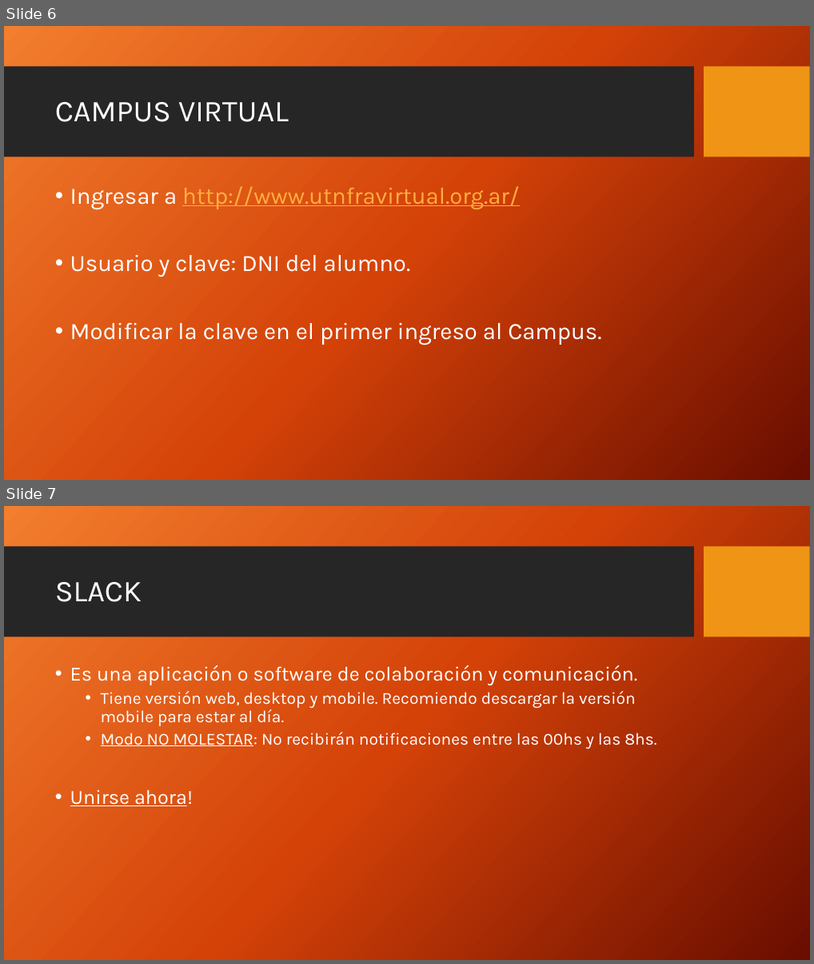
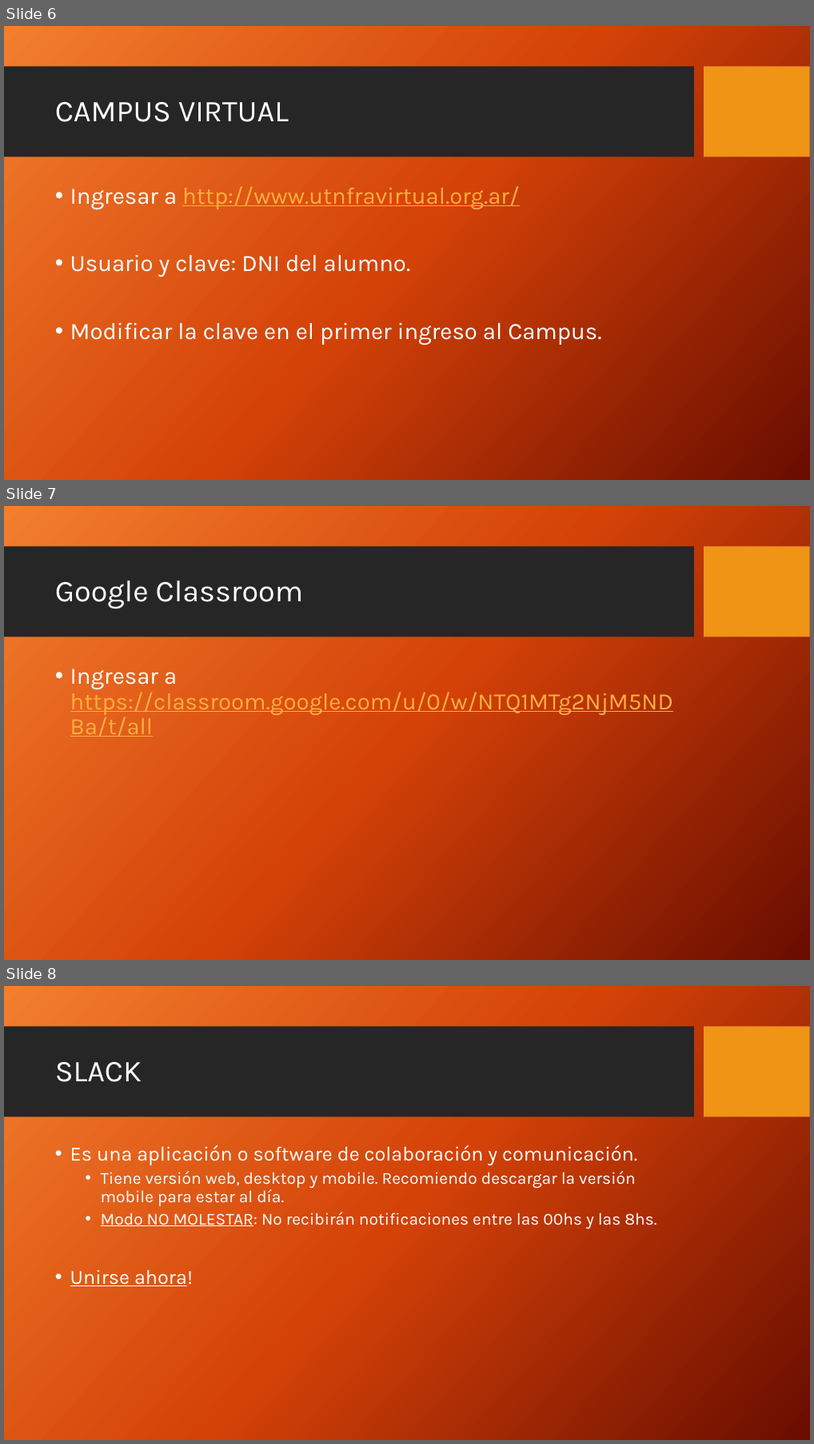
Before and after one commit to FedeDavila1984/utn_prog_y_lab_II, a slide deck: PPTs/Programacion y Laboratorio II-202003.pptx. Shown one above the other, each under a label of ours: slides 6 and 7 before the commit, slides 6, 7 and 8 after it. The pictures are 814x964 and 814x1444 pixels, drawn with LibreOffice and Linux fonts; fonts in the diff are those of the drawing; background and template pictures are left out. Boxes give left, top, right and bottom in pixels: in the first picture for what was removed or moved away, otherwise in the second. Text is boxed around its words. In the diff, an @@ line names an element or a change of style, - is before the commit and + after.

```diff
--- a/PPTs/Programacion y Laboratorio II-202003.pptx
+++ b/PPTs/Programacion y Laboratorio II-202003.pptx
@@ slide 7 added at [4,506,810,960], background picture (left out); not listed: 2 template elements that a slide beside it also shows @@
@@ title added at [55,580,303,608], 36 pt, text #FFFFFF @@
+Google Classroom
@@ text added at [70,668,674,736], 28 pt, text #FFAE3E, underline @@
+• Ingresar a https://classroom.google.com/u/0/w/NTQ1MTg2NjM5NDBa/t/all
@@ what was slide 7 is now slide 8 @@
```
Also in this commit, not shown: 1 slide changed, 3 other files.
